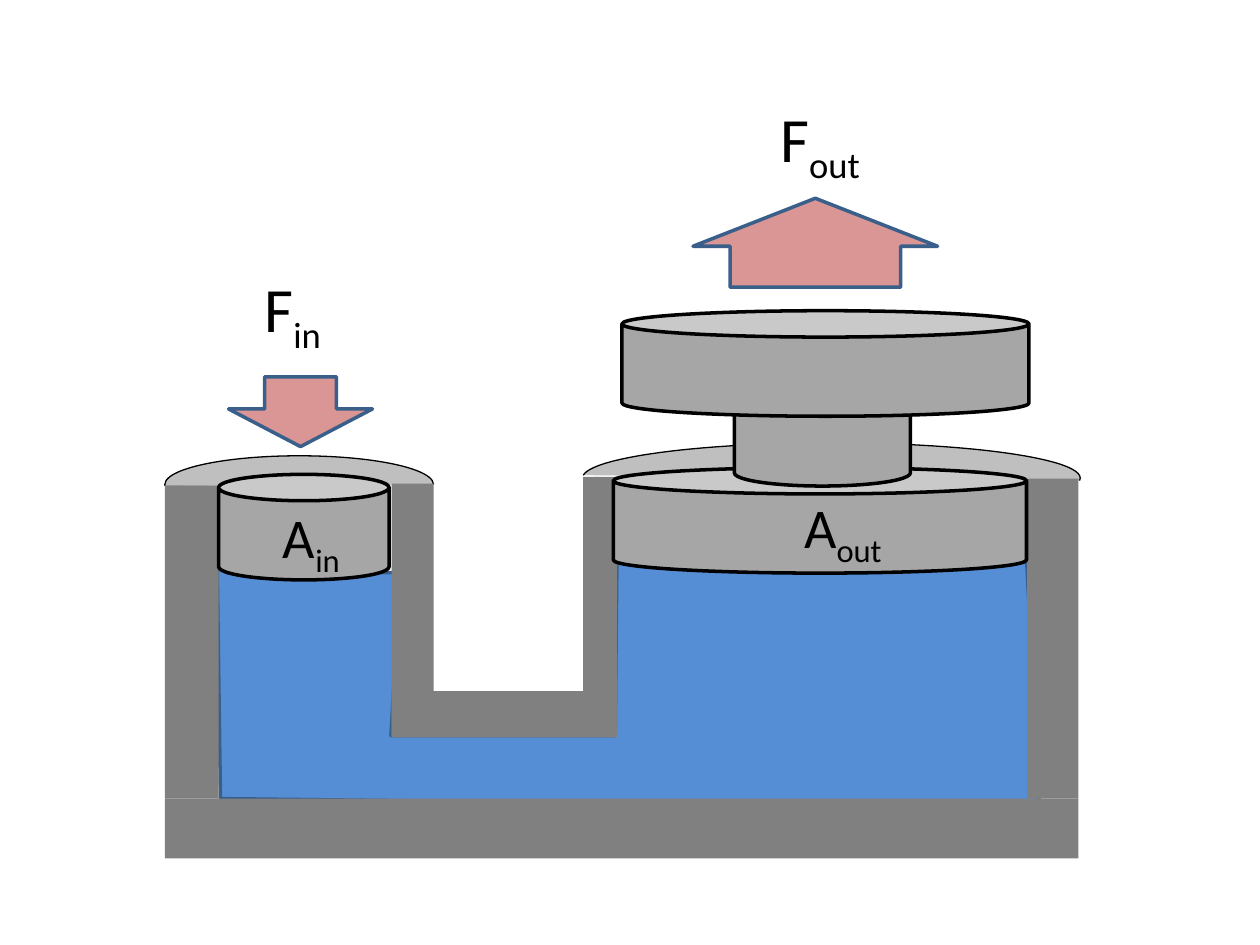
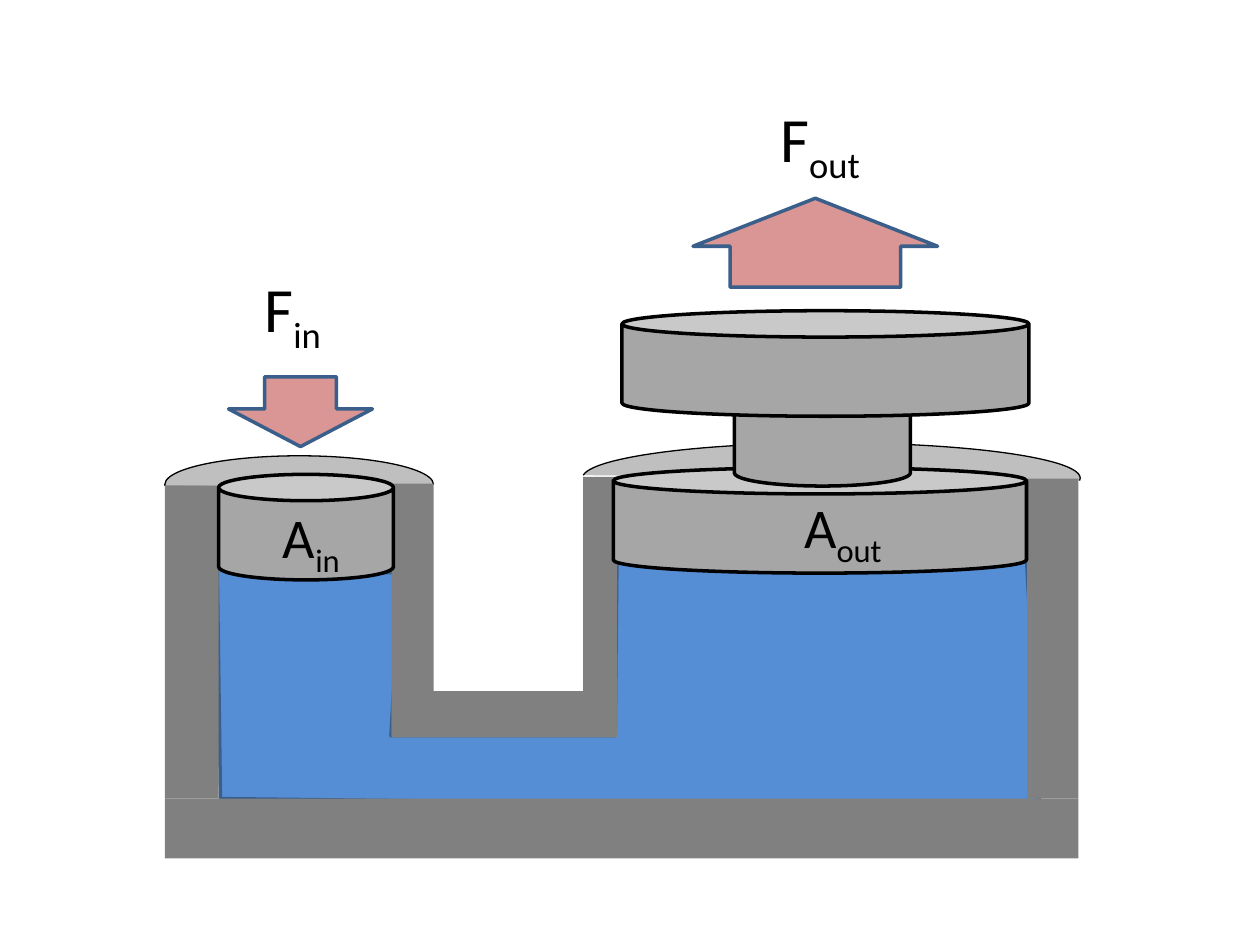
Before and after one commit to rtlines/Introductory-Physics-II, a slide deck: slide 5 of Lecture_Slides/PH 123 Lecture 26.pptx (slide 3 before the commit). Drawn at 1260x945 pixels with LibreOffice and Linux fonts; fonts in the diff are those of the drawing. Boxes give left, top, right and bottom in pixels: in the first picture for what was removed or moved away, otherwise in the second. Text is boxed around its words. In the diff, an @@ line names an element or a change of style, - is before the commit and + after.

```diff
--- a/Lecture_Slides/PH 123 Lecture 26.pptx
+++ b/Lecture_Slides/PH 123 Lecture 26.pptx
@@ cylinder: place and size @@
-cylinder at <box>219,474,389,580</box>
+cylinder at <box>219,474,394,580</box>
```
Also in this commit, not shown: 4 other slides changed, 16 other files.
